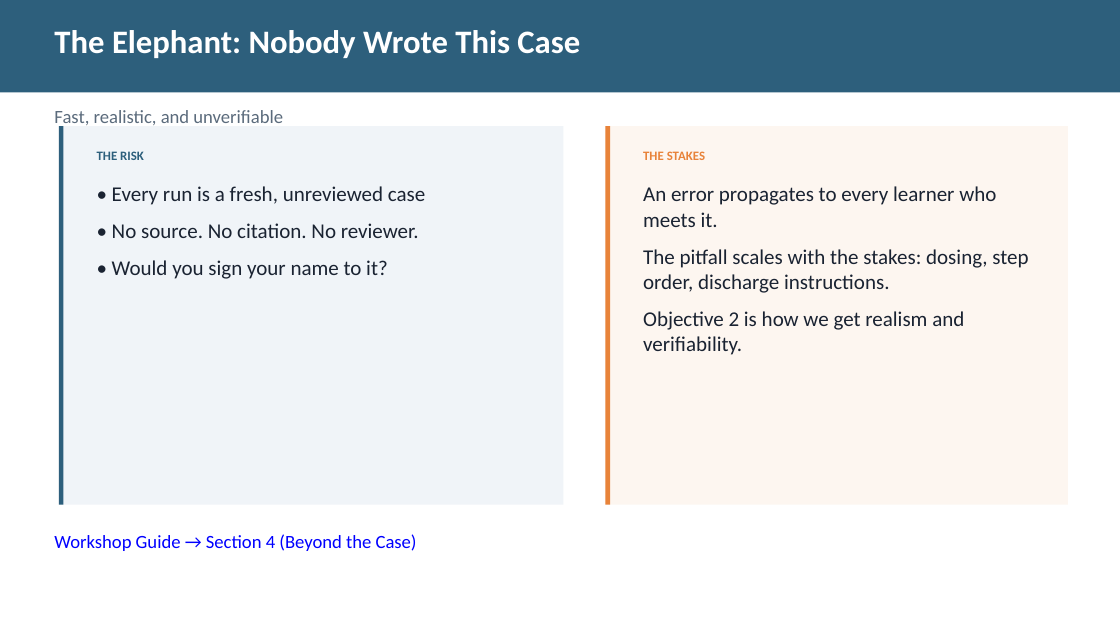
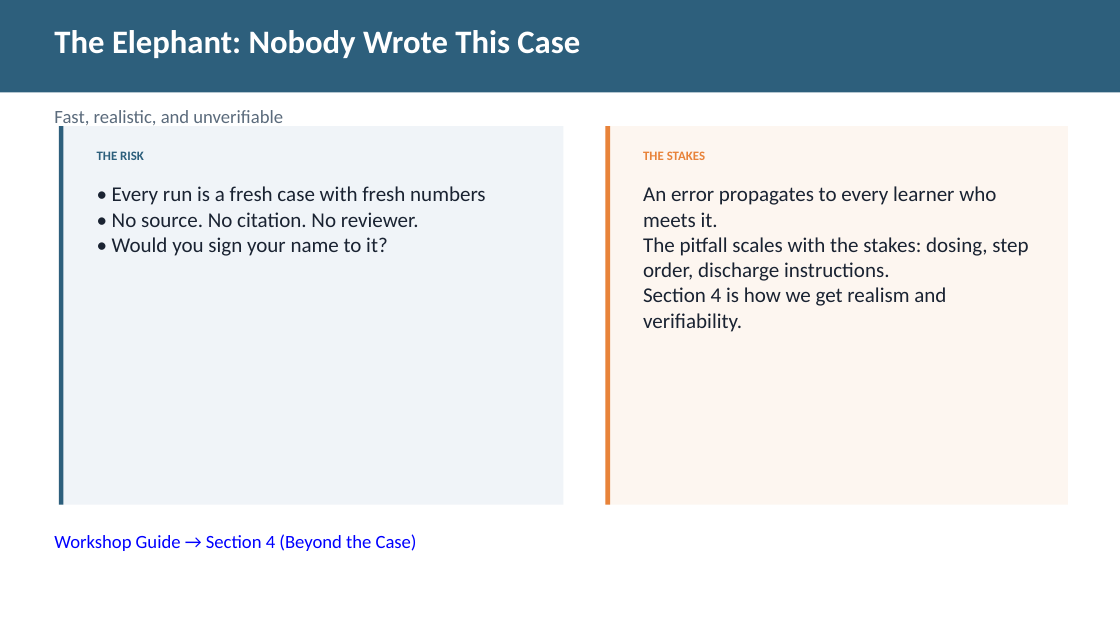
Before and after one commit to diana-brewer/digital-learning-unlocked, a slide deck: slide 8 of Digital Learning Unlocked - Slide Deck.pptx. Drawn at 1120x631 pixels with LibreOffice and Linux fonts; fonts in the diff are those of the drawing. Boxes give left, top, right and bottom in pixels: in the first picture for what was removed or moved away, otherwise in the second. Text is boxed around its words. In the diff, an @@ line names an element or a change of style, - is before the commit and + after.

```diff
--- a/Digital Learning Unlocked - Slide Deck.pptx
+++ b/Digital Learning Unlocked - Slide Deck.pptx
@@ text at box(112, 186, 486, 205): text changed @@
-• Every run is a fresh, unreviewed case
+• Every run is a fresh case with fresh numbers
@@ text at box(112, 212, 419, 256): less space between paragraphs @@
@@ text at box(643, 237, 1028, 281): less space between paragraphs @@
@@ text at box(643, 287, 946, 332): text changed @@
-Objective 2 is how we get realism and verifiability.
+Section 4 is how we get realism and verifiability.
```
Also in this commit, not shown: 7 other slides changed, 3 other files.
